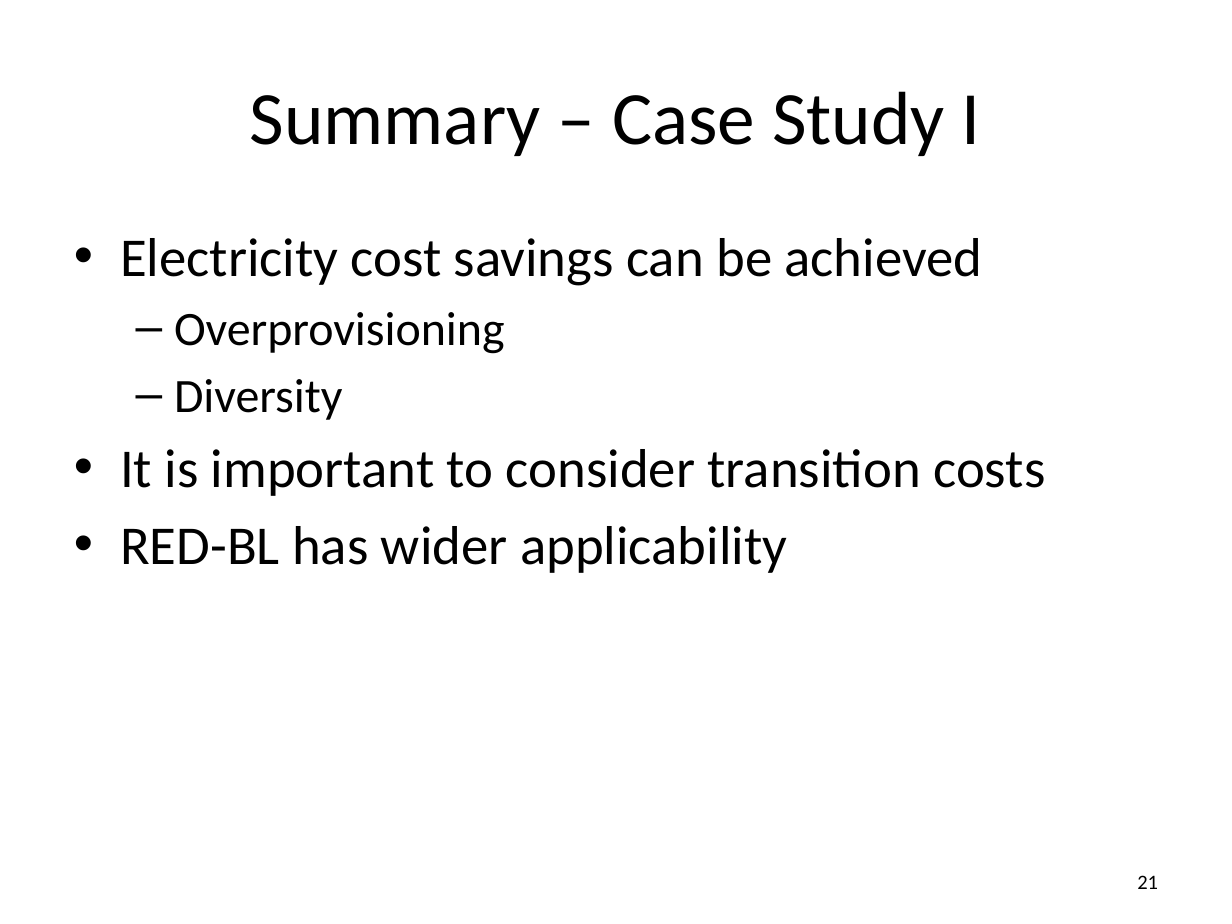
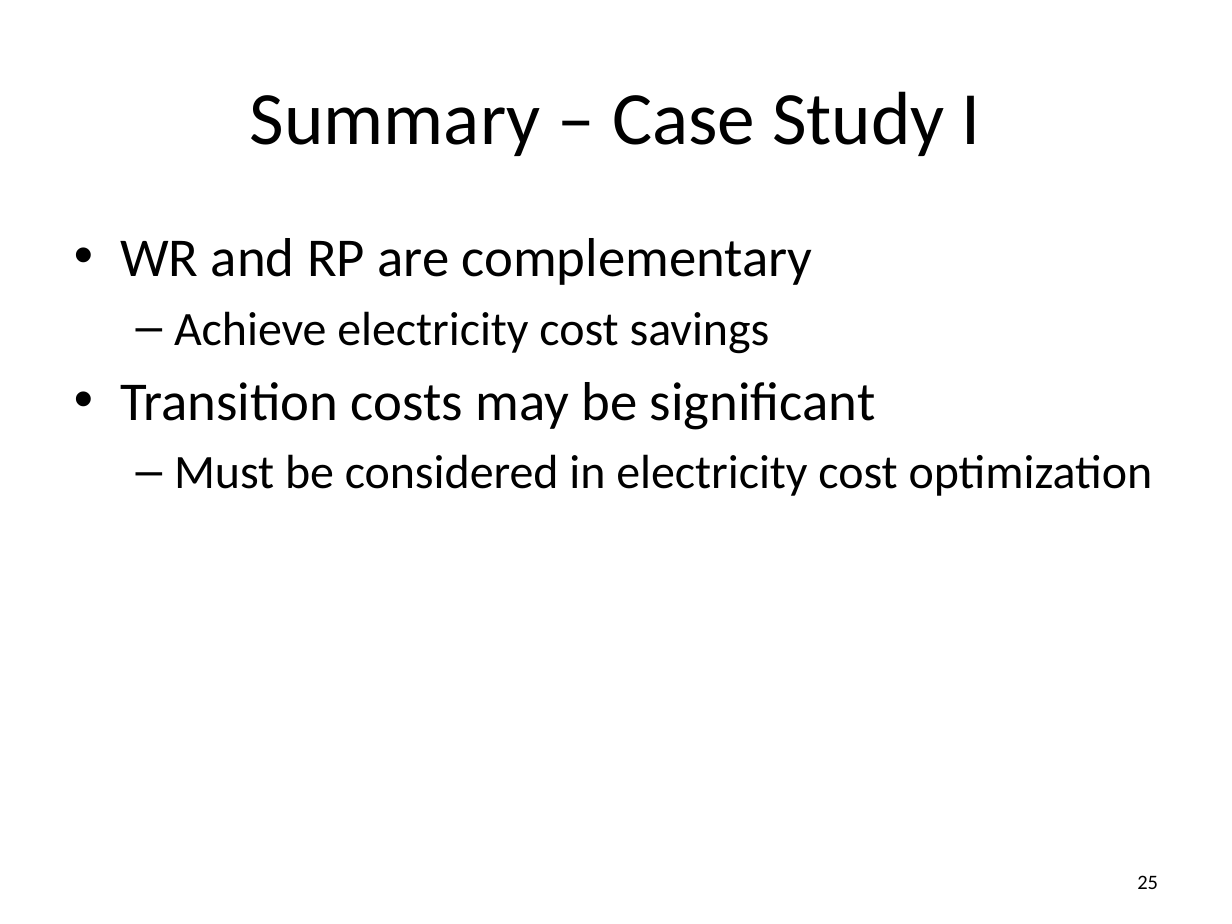
Before and after one commit to msaqib/Dissertation, a slide deck: slide 25 of RED-BLv8b.pptx (slide 21 before the commit). Drawn at 1232x924 pixels with LibreOffice and Linux fonts; fonts in the diff are those of the drawing. Boxes give left, top, right and bottom in pixels: in the first picture for what was removed or moved away, otherwise in the second. Text is boxed around its words. In the diff, an @@ line names an element or a change of style, - is before the commit and + after.

```diff
--- a/RED-BLv8b.pptx
+++ b/RED-BLv8b.pptx
@@ text at bbox=[120, 238, 1153, 496]: text changed; size 32 to 28 pt @@
-• Electricity cost savings can be achieved
-  – Overprovisioning
-  – Diversity
-• It is important to consider transition costs
-• RED-BL has wider applicability
+• WR and RP are complementary
+  – Achieve electricity cost savings
+• Transition costs may be significant
+  – Must be considered in electricity cost optimization
@@ page number at bbox=[1137, 875, 1158, 889]: text changed @@
-21
+25
```
Also in this commit, not shown: 32 other slides changed, 7 slides added, 2 slides removed, 32 other files.
